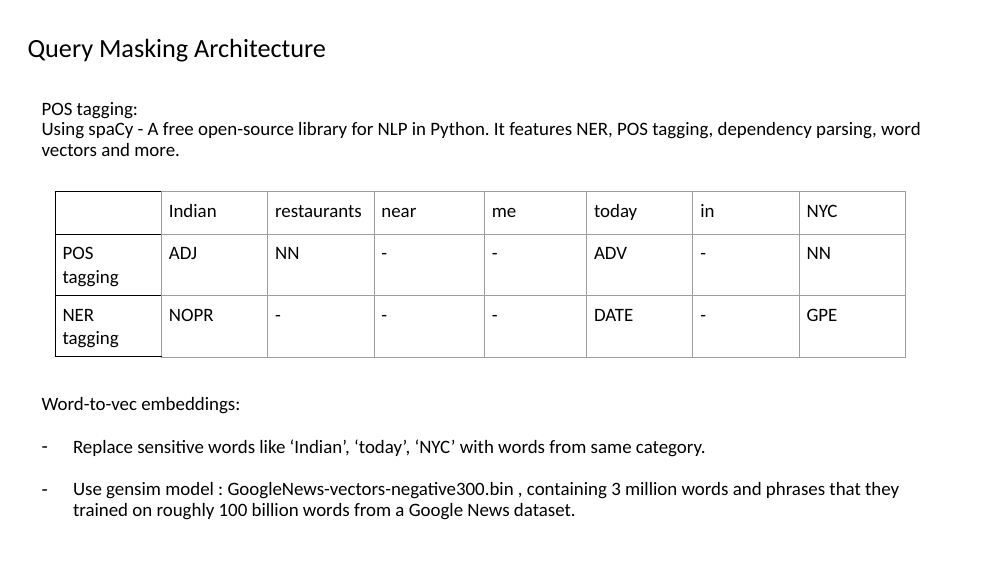
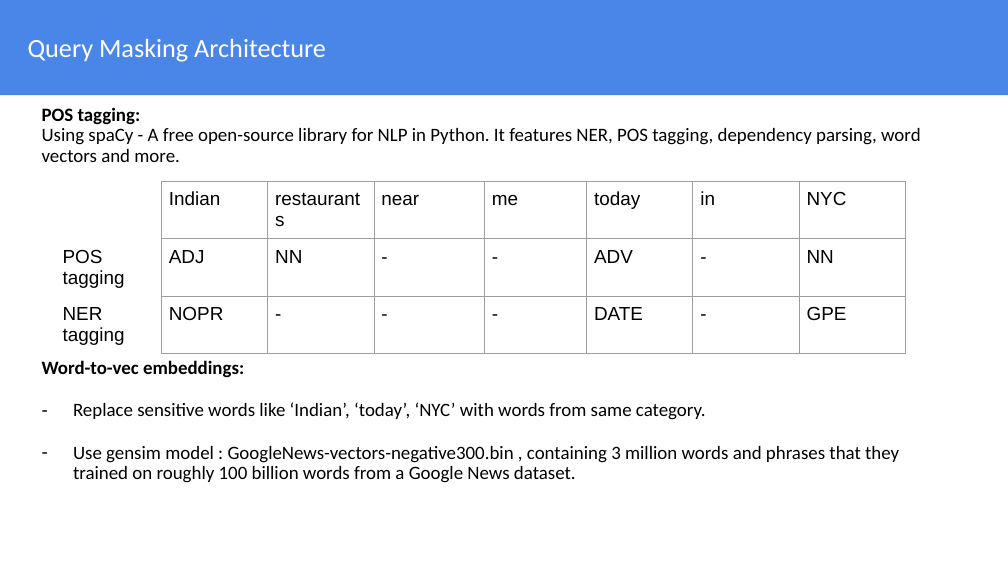
Before and after one commit to JayLohokare/who-am-I, a slide deck: slide 17 of Who am I.pptx. Drawn at 1008x567 pixels with LibreOffice and Linux fonts; fonts in the diff are those of the drawing. Boxes give left, top, right and bottom in pixels: in the first picture for what was removed or moved away, otherwise in the second. Text is boxed around its words. In the diff, an @@ line names an element or a change of style, - is before the commit and + after.

```diff
--- a/Who am I.pptx
+++ b/Who am I.pptx
@@ rectangle added at <box>0,0,1008,95</box>, fill #4A86E8 @@
@@ title "Query Masking Architecture" at <box>28,39,326,62</box>: text colour #000000 to #FFFFFF @@
@@ text at <box>42,107,899,483</box>: bold on in "POS tagging:", "Word-to-vec embeddings:" @@
@@ table at <box>55,181,907,430</box> @@
@@ font Calibri to Arial @@
@@ table: place and size @@
-table at <box>55,192,907,356</box>
+table at <box>55,181,907,430</box>
```
Also in this commit, not shown: 19 other slides changed.
